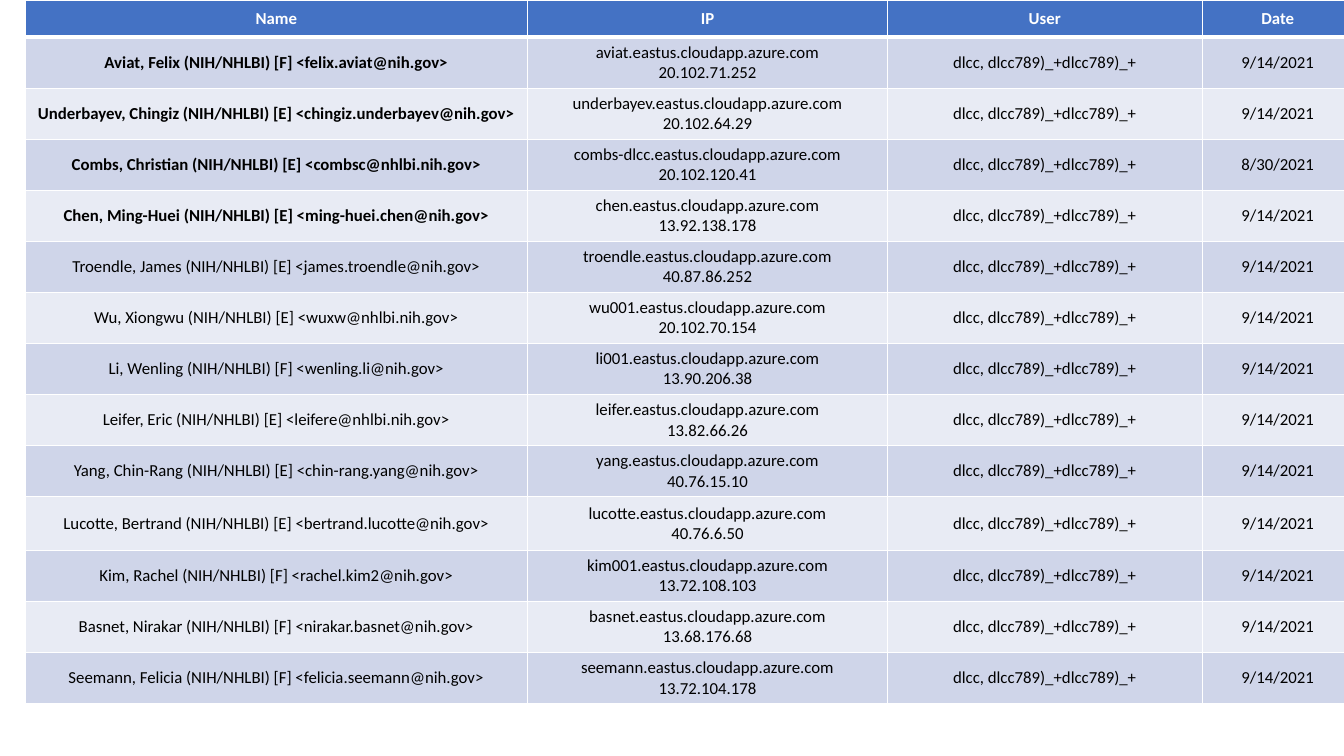
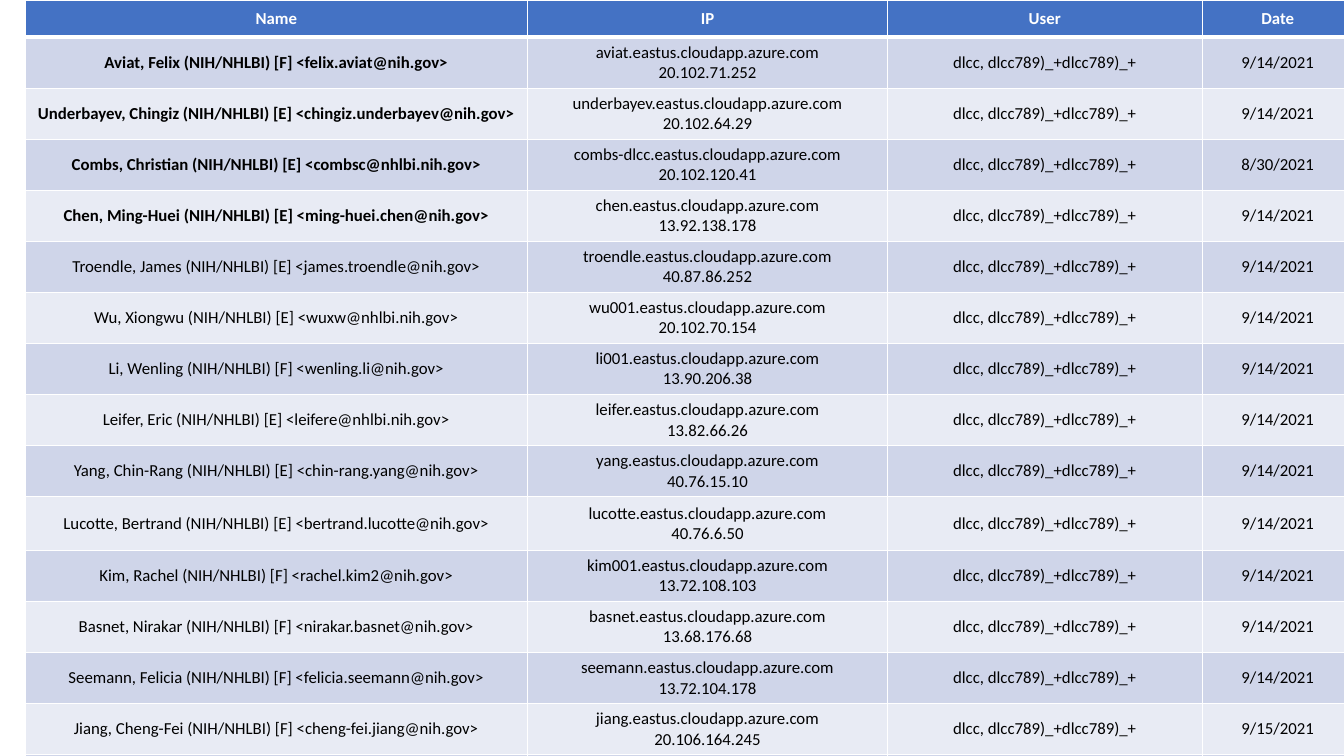
Before and after one commit to NHLBI-MR/DeepLearningCrashCourse_Fall_2021, a slide deck: slide 1 of VM_list.pptx. Drawn at 1344x756 pixels with LibreOffice and Linux fonts; fonts in the diff are those of the drawing. Boxes give left, top, right and bottom in pixels: in the first picture for what was removed or moved away, otherwise in the second. Text is boxed around its words. In the diff, an @@ line names an element or a change of style, - is before the commit and + after.

```diff
--- a/VM_list.pptx
+++ b/VM_list.pptx
@@ table at <box>25,0,1344,756</box> @@
+row 15: Jiang, Cheng-Fei (NIH/NHLBI) [F] <cheng-fei.jiang@nih.gov> | jiang.eastus.cloudapp.azure.com / 20.106.164.245 | dlcc, dlcc789)_+dlcc789)_+ | 9/15/2021
+row 16: Li, Haiou (NIH/NHLBI) [F] <haiou.li@nih.gov> |  | dlcc, dlcc789)_+dlcc789)_+ | 9/16/2021
+row 17:  |  |  | 
```
Also in this commit, not shown: 1 other file.
